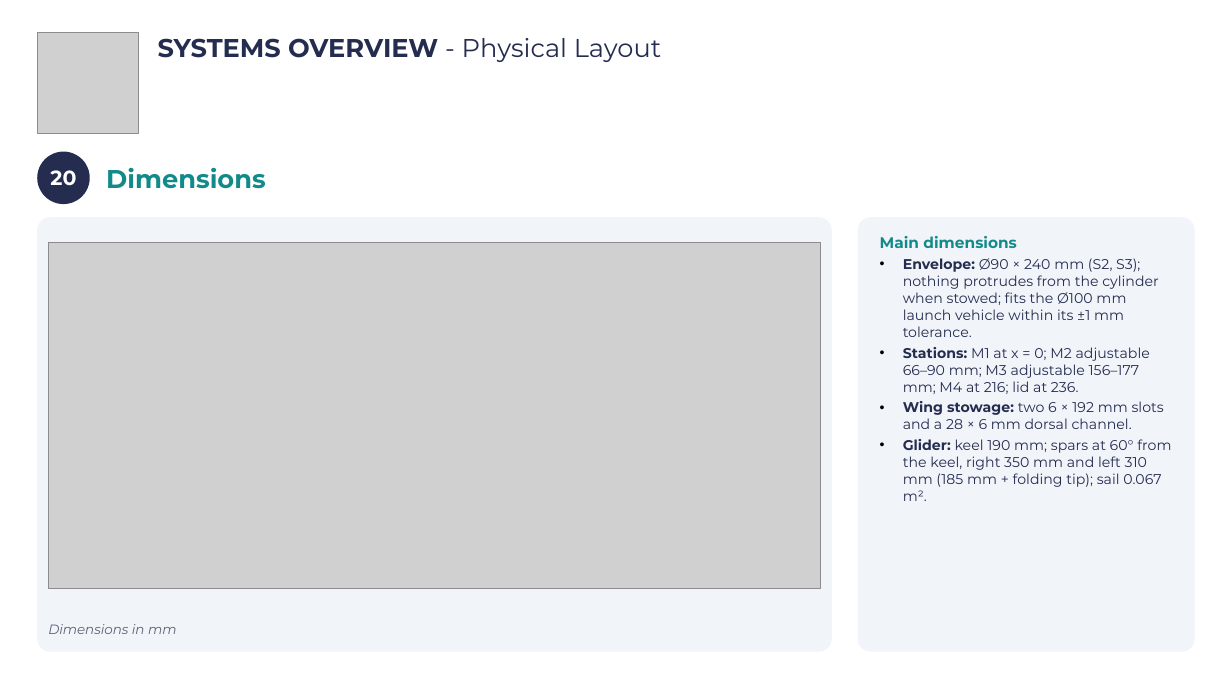
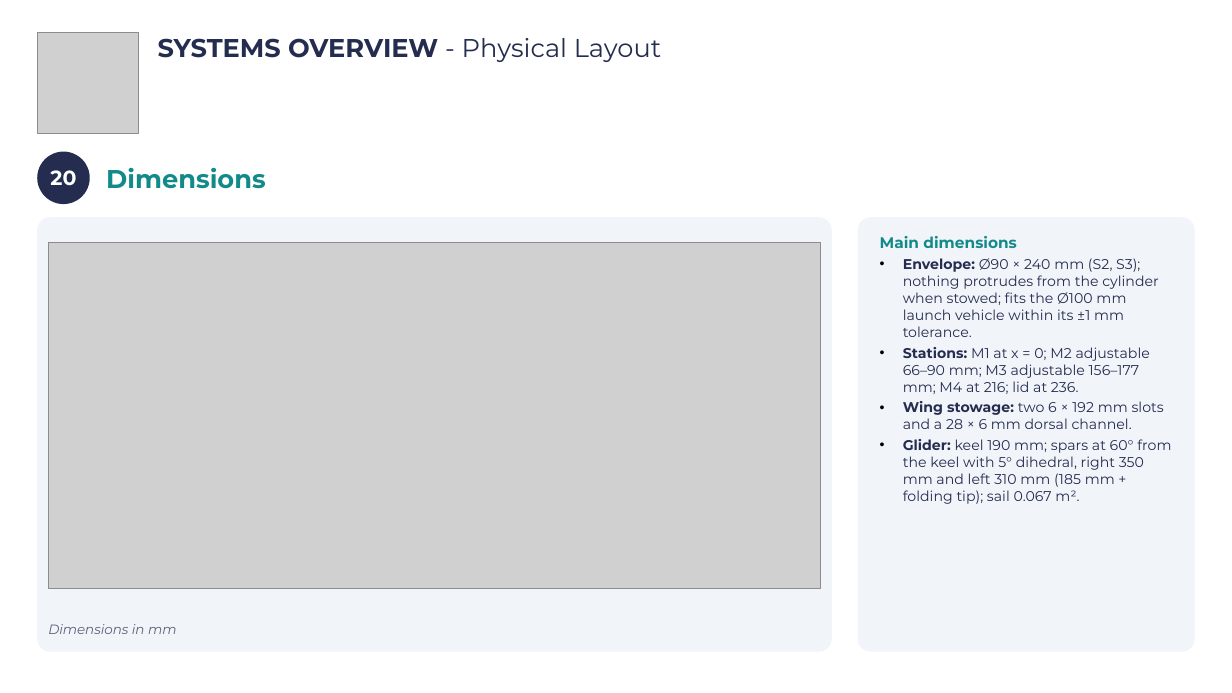
Before and after one commit to Caetano18/proyecto, a slide deck: slide 23 of cansat_pdr/laminas_plantilla/CanSat_PDR_Hermes_V2.pptx. Drawn at 1232x693 pixels with LibreOffice and Linux fonts; fonts in the diff are those of the drawing; grey boxes stand for pictures; background and template pictures are left out. Boxes give left, top, right and bottom in pixels: in the first picture for what was removed or moved away, otherwise in the second. Text is boxed around its words. In the diff, an @@ line names an element or a change of style, - is before the commit and + after.

```diff
--- a/cansat_pdr/laminas_plantilla/CanSat_PDR_Hermes_V2.pptx
+++ b/cansat_pdr/laminas_plantilla/CanSat_PDR_Hermes_V2.pptx
@@ text in rounded rectangle at (903, 439, 1171, 504): text changed @@
-• Glider: keel 190 mm; spars at 60° from the keel, right 350 mm and left 310 mm (185 mm + folding tip); sail 0.067 m².
+• Glider: keel 190 mm; spars at 60° from the keel with 5° dihedral, right 350 mm and left 310 mm (185 mm + folding tip); sail 0.067 m².
```
Also in this commit, not shown: 2 other slides changed, 2 other files.
